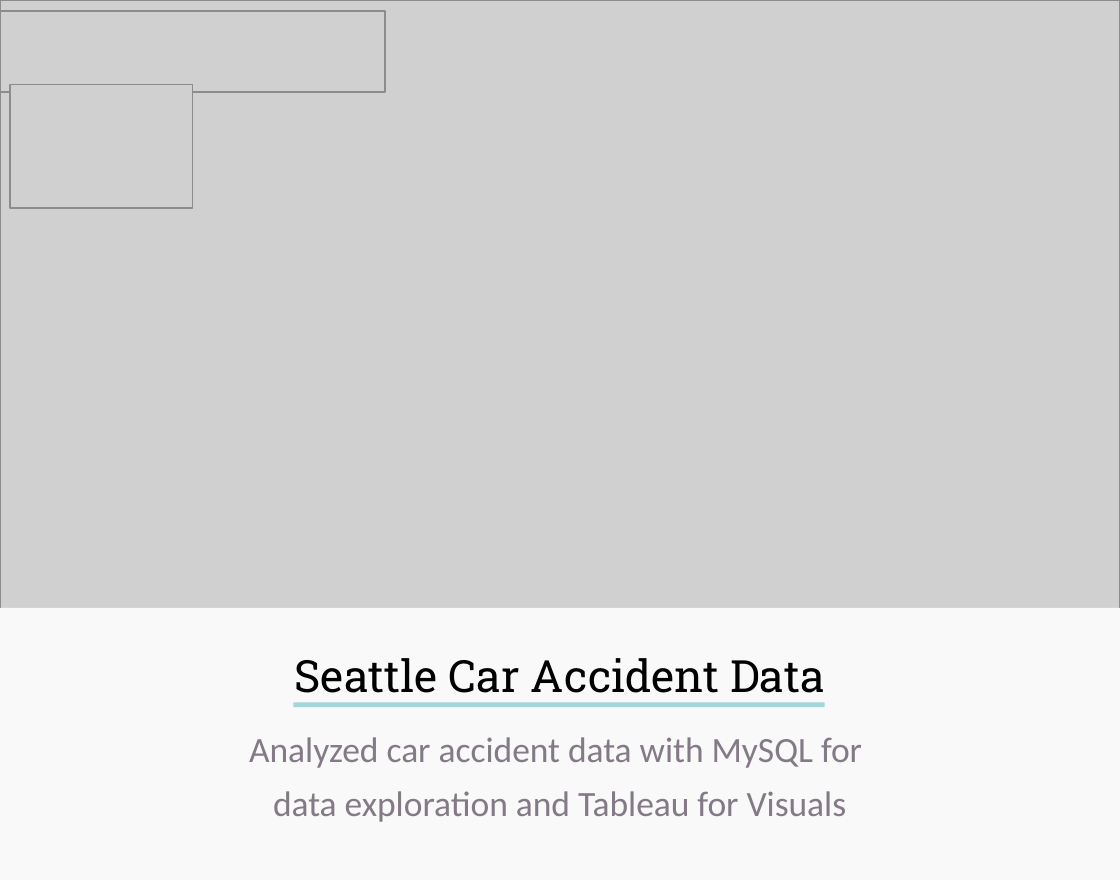
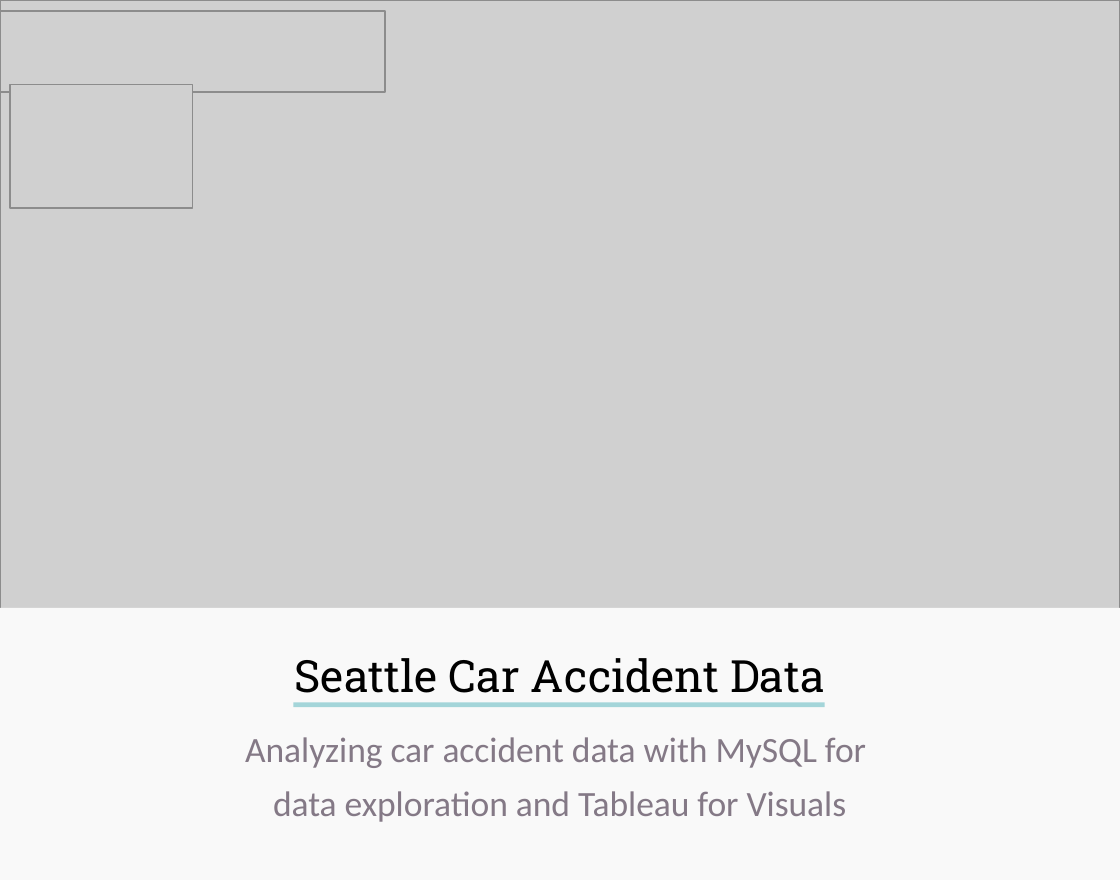
Before and after one commit to ryanlonergan/ryanlonergan.github.io, a slide deck: slide 4 of assets/img/Template for blog post cards.pptx. Drawn at 1120x880 pixels with LibreOffice and Linux fonts; fonts in the diff are those of the drawing; grey boxes stand for pictures. Boxes give left, top, right and bottom in pixels: in the first picture for what was removed or moved away, otherwise in the second. Text is boxed around its words. In the diff, an @@ line names an element or a change of style, - is before the commit and + after.

```diff
--- a/assets/img/Template for blog post cards.pptx
+++ b/assets/img/Template for blog post cards.pptx
@@ text at (x1=245, y1=737, x2=866, y2=822): text changed @@
-Analyzed car accident data with MySQL for
-data exploration and Tableau for Visuals
+Analyzing car accident data with MySQL for
+data exploration and Tableau for Visuals
```
Also in this commit, not shown: 1 other slide changed, 2 other files.
